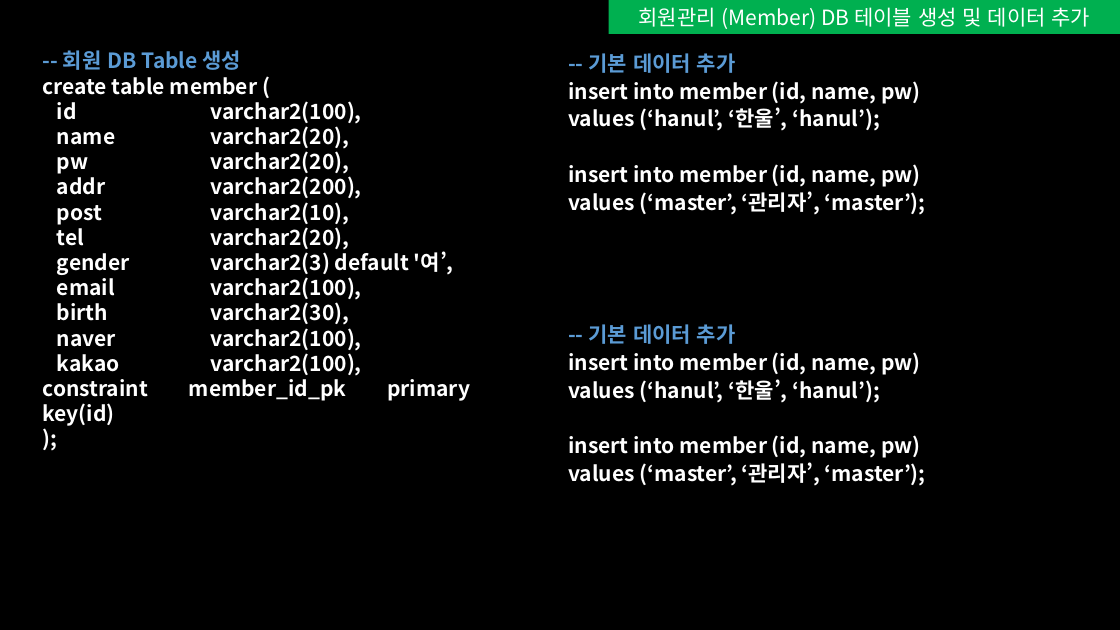
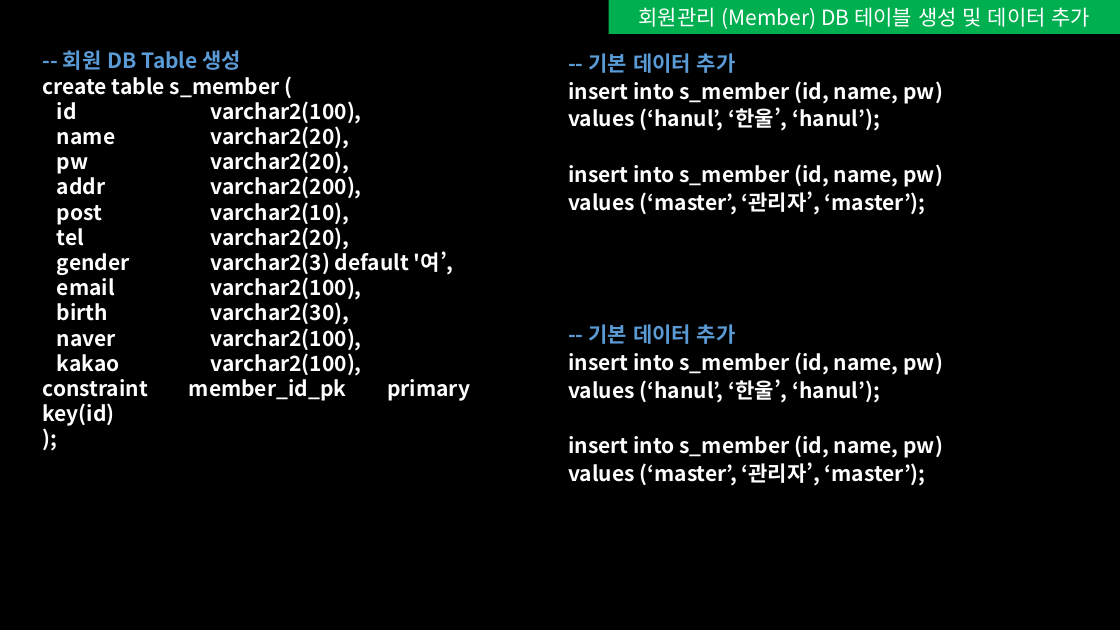
Before and after one commit to seonguk-choi/study_Spring, a slide deck: slide 2 of 문서자료/회원관리 페이지 구현.pptx. Drawn at 1120x630 pixels with LibreOffice and Linux fonts; fonts in the diff are those of the drawing. Boxes give left, top, right and bottom in pixels: in the first picture for what was removed or moved away, otherwise in the second. Text is boxed around its words. In the diff, an @@ line names an element or a change of style, - is before the commit and + after.

```diff
--- a/문서자료/회원관리 페이지 구현.pptx
+++ b/문서자료/회원관리 페이지 구현.pptx
@@ text at (43, 77, 280, 98): text changed @@
-create table member (
+create table s_member (
@@ text at (568, 81, 943, 104): text changed @@
-insert into member (id, name, pw)
+insert into s_member (id, name, pw)
@@ text at (568, 164, 943, 187): text changed @@
-insert into member (id, name, pw)
+insert into s_member (id, name, pw)
@@ text at (568, 352, 943, 375): text changed @@
-insert into member (id, name, pw)
+insert into s_member (id, name, pw)
@@ text at (568, 435, 943, 458): text changed @@
-insert into member (id, name, pw)
+insert into s_member (id, name, pw)
```
Also in this commit, not shown: 1 other slide changed, 10 slides added, 25 other files.
